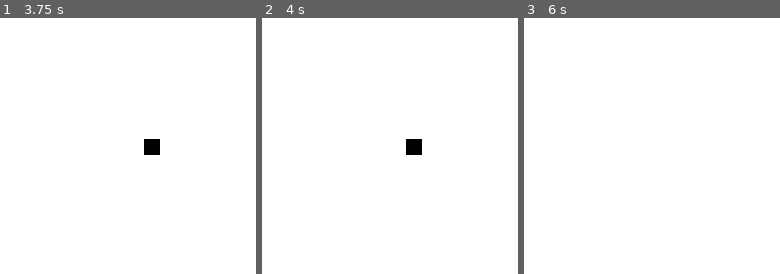
Above: before the commit, frames 1-3 (left to right).
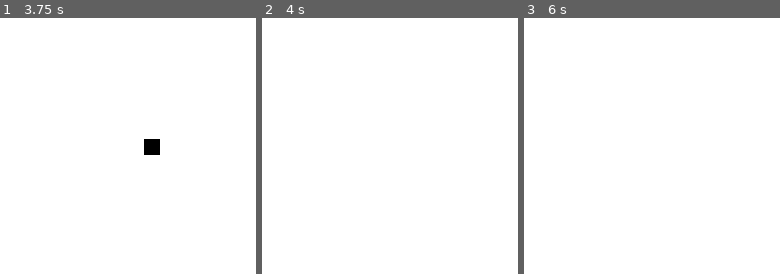
Above: after the commit, the same moments.

Repository: Alexander-Jordan/conways-game-of-life-godot
Game: Godot game, scene res://stages/main/main.tscn
The game is run twice, just before and just after one commit, with the same random seed, the same clock (stepped at 60 frames per second) and the same inputs.
Inputs (mouse positions are % of the whole screen's width and height, from its top left):
- Up to frame 1 (3.75 s): tap Enter at 0.5 s; move the mouse to (72, 45) at 0.52 s; hold Right (step_forward) 0.53-1.28 s; hold S (mode_select, bound only before the commit) 0.53-1.28 s; click (72, 45) at 0.67 s; tap Delete (clear_step, bound only after the commit) at 0.8, 1.35 s; tap R (reset, bound only after the commit) every 0.75 s from 1.25 to 3.5 s; move the mouse to (30, 55) at 1.27 s; hold Left (step_backward) 1.28-2.03 s; click (30, 55) at 1.42 s; tap H (hexagon, bound only after the commit) at 1.55 s; move the mouse to (60, 28) at 2.02 s; hold H (hexagon, bound only after the commit) 2.03-2.78 s; hold Right (step_forward) 2.03-3.53 s; click (60, 28) at 2.17 s; tap P (play, bound only after the commit) at 2.3, 2.85 s; move the mouse to (45, 70) at 2.77 s; click (45, 70) at 2.92 s; tap S (mode_select, bound only before the commit) at 3.05 s; move the mouse to (80, 65) at 3.52 s; hold Left (step_backward) from 3.53 s (still down); hold D (mode_draw) from 3.53 s (still down); click (80, 65) at 3.67 s
- Up to frame 2 (4 s): keep holding Left (step_backward); keep holding D (mode_draw); tap Delete (clear_step, bound only after the commit) at 3.8 s
- Up to frame 3 (6 s): tap Escape (mode_default, bound only after the commit) at 4.15 s; tap R (reset, bound only after the commit) at 4.25, 4.9 s; move the mouse to (20, 35) at 4.27 s; release D (mode_draw) at 4.28 s; tap E (mode_erase) at 4.35 s; click (20, 35) at 4.42 s; tap H (hexagon, bound only after the commit) at 4.55 s; move the mouse to (55, 50) at 5.02 s; hold S (mode_select, bound only before the commit) 5.03-5.78 s; click (55, 50) at 5.17 s; tap P (play, bound only after the commit) at 5.3 s; move the mouse to (35, 25) at 5.77 s; release Left (step_backward) at 5.78 s; hold Right (step_forward) from 5.78 s (still down); tap Delete (clear_step, bound only after the commit) at 5.85 s; click (35, 25) at 5.92 s
The pictures show only the part of the screen within x 50-100%, y 39-89%; the shares and areas given below are measured in that part.

Frame 1 is identical in both runs. In frame 2, 0.4% of the frame differs, in the area x 56-63%, y 47-54%; in frame 3, nothing differs.

Commit message:
Implement simulation, and different play modes

Diff:
--- a/entities/grid/grid.gd
+++ b/entities/grid/grid.gd
@@ -1,4 +1,13 @@
+@tool
 class_name Grid extends TileMapLayer
+
+@export var hexagon: bool = false:
+	set(h):
+		if tile_set:
+			tile_set.tile_shape = TileSet.TileShape.TILE_SHAPE_HEXAGON if h else TileSet.TileShape.TILE_SHAPE_SQUARE
+		hexagon = h
+		SM.simulation_clear()
+		clear()
 
 var cell: Vector2i = Vector2i.ZERO:
 	set(c):
@@ -7,26 +16,45 @@
 		cell = c
 var mouse_pressed: bool = false
 
-func _process(_delta: float) -> void:
+func _process(delta: float) -> void:
+	if Engine.is_editor_hint():
+		return
 	draw()
+	if SM.is_playing:
+		if SM.time_passed_since_last_step == 0.0:
+			step_forward()
+		SM.time_passed_since_last_step += delta
 
 func _unhandled_input(event: InputEvent) -> void:
+	if Engine.is_editor_hint():
+		return
+
 	if event.is_action_pressed('clear'):
+		SM.simulation_clear()
+		clear()
+	elif event.is_action_pressed('clear_step'):
 		clear()
 		var next_step: SimulationStep = SM.step_delete()
-		set_cells(next_step.cells)
+		cells_add(next_step.cells)
+	if event.is_action_pressed('hexagon'):
+		hexagon = !hexagon
 	if event.is_action_pressed('step_backward'):
 		SM.steps[SM.current_step_index].cells = get_used_cells()
 		clear()
 		var next_step: SimulationStep = SM.step_backward()
-		set_cells(next_step.cells)
+		cells_add(next_step.cells)
 	if event.is_action_pressed('step_forward'):
-		SM.steps[SM.current_step_index].cells = get_used_cells()
-		clear()
-		var next_step: SimulationStep = SM.step_forward()
-		set_cells(next_step.cells)
+		step_forward()
 	if event is InputEventMouseButton:
 		mouse_pressed = event.pressed
+
+func cells_add(cells: Array[Vector2i]) -> void:
+	for c in cells:
+		set_cell(c, 0, Vector2i(0, 1 if hexagon else 0))
+
+func cells_erase(cells: Array[Vector2i]) -> void:
+	for c in cells:
+		erase_cell(cell)
 
 func draw() -> void:
 	if mouse_pressed:
@@ -35,12 +63,55 @@
 			MM.Mode.DRAW:
 				if get_cell_source_id(cell) != -1:
 					return
-				set_cells([cell])
+				cells_add([cell])
 			MM.Mode.ERASE:
 				if get_cell_source_id(cell) == -1:
 					return
-				erase_cell(cell)
+				cells_erase([cell])
 
-func set_cells(cells: Array[Vector2i]) -> void:
-	for c in cells:
-		set_cell(c, 0, Vector2i(0, 0))
+func get_all_surrounding_cells(c: Vector2i) -> Array[Vector2i]:
+	var surrounding_cells: Array[Vector2i] = get_surrounding_cells(c)
+	if !hexagon:
+		surrounding_cells.append_array(get_diagonal_cells(c))
+	return surrounding_cells
+
+func get_diagonal_cells(c: Vector2i) -> Array[Vector2i]:
+	var cells: Array[Vector2i] = []
+	cells.append(get_neighbor_cell(c, TileSet.CELL_NEIGHBOR_TOP_LEFT_CORNER))
+	cells.append(get_neighbor_cell(c, TileSet.CELL_NEIGHBOR_TOP_RIGHT_CORNER))
+	cells.append(get_neighbor_cell(c, TileSet.CELL_NEIGHBOR_BOTTOM_LEFT_CORNER))
+	cells.append(get_neighbor_cell(c, TileSet.CELL_NEIGHBOR_BOTTOM_RIGHT_CORNER))
+	return cells
+
+func get_cells_after_simulation(cells_before: Array[Vector2i]) -> Array[Vector2i]:
+	var cells_after: Array[Vector2i] = []
+
+	for c in cells_before:
+		var surrounding_cells: Array[Vector2i] = get_all_surrounding_cells(c)
+		var surrounding_cells_alive: int = 0
+
+		for sc in surrounding_cells:
+			if cells_before.has(sc):
+				surrounding_cells_alive += 1
+				continue
+			if cells_after.has(sc):
+				continue
+
+			var sc_surrounding_cells_alive: Array[Vector2i] = get_all_surrounding_cells(sc).filter(
+				func(scsc): return cells_before.has(scsc)
+			)
+			if sc_surrounding_cells_alive.size() == 3:
+				cells_after.append(sc)
+
+		if [2, 3].has(surrounding_cells_alive):
+			cells_after.append(c)
+
+	return cells_after
+
+func step_forward() -> void:
+	var cells_before: Array[Vector2i] = get_used_cells()
+	SM.steps[SM.current_step_index].cells = cells_before
+	var cells_after: Array[Vector2i] = get_cells_after_simulation(cells_before)
+	SM.step_forward(cells_after)
+	clear()
+	cells_add(cells_after)
--- a/project.godot
+++ b/project.godot
@@ -48,6 +48,17 @@
 , Object(InputEventKey,"resource_local_to_scene":false,"resource_name":"","device":-1,"window_id":0,"alt_pressed":false …(185 unchanged characters)…
 ]
 }
+clear_step={
+"deadzone": 0.2,
+"events": [Object(InputEventKey,"resource_local_to_scene":false,"resource_name":"","device":-1,"window_id":0,"alt_pressed":false,"shift_pressed":false,"ctrl_pressed":false,"meta_pressed":false,"pressed":false,"keycode":0,"physical_keycode":4194312,"key_label":0,"unicode":0,"location":0,"echo":false,"script":null)
+, Object(InputEventKey,"resource_local_to_scene":false,"resource_name":"","device":-1,"window_id":0,"alt_pressed":false,"shift_pressed":false,"ctrl_pressed":false,"meta_pressed":false,"pressed":false,"keycode":0,"physical_keycode":4194308,"key_label":0,"unicode":0,"location":0,"echo":false,"script":null)
+]
+}
+hexagon={
+"deadzone": 0.2,
+"events": [Object(InputEventKey,"resource_local_to_scene":false,"resource_name":"","device":-1,"window_id":0,"alt_pressed":false,"shift_pressed":false,"ctrl_pressed":false,"meta_pressed":false,"pressed":false,"keycode":0,"physical_keycode":72,"key_label":0,"unicode":104,"location":0,"echo":false,"script":null)
+]
+}
 mode_draw={
 "deadzone": 0.2,
 "events": [Object(InputEventKey,"resource_local_to_scene":false,"resource_name":"","device":-1,"window_id":0,"alt_press …(192 unchanged characters)…
@@ -58,9 +69,19 @@
 "events": [Object(InputEventKey,"resource_local_to_scene":false,"resource_name":"","device":-1,"window_id":0,"alt_press …(192 unchanged characters)…
 ]
 }
-mode_select={
+mode_default={
 "deadzone": 0.2,
-"events": [Object(InputEventKey,"resource_local_to_scene":fa …(140 unchanged characters)… d":false,"keycode":0,"physical_keycode":83,"key_label":0,"unicode":115,"location":0,"echo":false,"script":null)
+"events": [Object(InputEventKey,"resource_local_to_scene":fa …(140 unchanged characters)… d":false,"keycode":0,"physical_keycode":4194305,"key_label":0,"unicode":0,"location":0,"echo":false,"script":null)
+]
+}
+play={
+"deadzone": 0.2,
+"events": [Object(InputEventKey,"resource_local_to_scene":false,"resource_name":"","device":-1,"window_id":0,"alt_pressed":false,"shift_pressed":false,"ctrl_pressed":false,"meta_pressed":false,"pressed":false,"keycode":0,"physical_keycode":80,"key_label":0,"unicode":112,"location":0,"echo":false,"script":null)
+]
+}
+reset={
+"deadzone": 0.2,
+"events": [Object(InputEventKey,"resource_local_to_scene":false,"resource_name":"","device":-1,"window_id":0,"alt_pressed":false,"shift_pressed":false,"ctrl_pressed":false,"meta_pressed":false,"pressed":false,"keycode":0,"physical_keycode":82,"key_label":0,"unicode":114,"location":0,"echo":false,"script":null)
 ]
 }
 step_backward={
@@ -73,6 +94,11 @@
 "events": [Object(InputEventKey,"resource_local_to_scene":false,"resource_name":"","device":-1,"window_id":0,"alt_press …(195 unchanged characters)…
 ]
 }
+stop={
+"deadzone": 0.2,
+"events": [Object(InputEventKey,"resource_local_to_scene":false,"resource_name":"","device":-1,"window_id":0,"alt_pressed":false,"shift_pressed":false,"ctrl_pressed":false,"meta_pressed":false,"pressed":false,"keycode":0,"physical_keycode":83,"key_label":0,"unicode":115,"location":0,"echo":false,"script":null)
+]
+}
 
 [rendering]
 
--- a/utilities/mode_manager/mode_manager.gd
+++ b/utilities/mode_manager/mode_manager.gd
@@ -1,7 +1,7 @@
 class_name ModeManager extends Node
 
 enum Mode {
-	SELECT,
+	DEFAULT,
 	DRAW,
 	ERASE,
 }
@@ -10,7 +10,7 @@
 var cursor_eraser: Texture2D = preload('res://ui/cursors/cursor_eraser.png')
 var cursor_pen: Texture2D = preload('res://ui/cursors/cursor_pen.png')
 
-var mode: Mode = Mode.SELECT:
+var mode: Mode = Mode.DEFAULT:
 	set(m):
 		if !Mode.values().has(m) or m == mode:
 			return
@@ -27,5 +27,5 @@
 		mode = Mode.DRAW
 	if event.is_action_pressed('mode_erase'):
 		mode = Mode.ERASE
-	if event.is_action_pressed('mode_select'):
-		mode = Mode.SELECT
+	if event.is_action_pressed('mode_default'):
+		mode = Mode.DEFAULT
--- a/utilities/simulation_manager/simulation_manager.gd
+++ b/utilities/simulation_manager/simulation_manager.gd
@@ -1,7 +1,41 @@
 class_name SimulationManager extends Node
 
 var current_step_index: int = 0
+var is_playing: bool = false:
+	set(p):
+		if p == is_playing:
+			return
+		is_playing = p
+		time_passed_since_last_step = 0.0
 var steps: Array[SimulationStep] = [SimulationStep.new()]
+var steps_per_second: float = 2.0
+var time_passed_since_last_step: float = 0.0:
+	set(tp):
+		time_passed_since_last_step = 0.0 if tp < 0 or (tp >= 1.0 / steps_per_second) else tp
+
+func _unhandled_input(event: InputEvent) -> void:
+	if event.is_action_pressed('reset'):
+		pass
+	if event.is_action_pressed('play'):
+		is_playing = true
+	if event.is_action_pressed('stop'):
+		is_playing = false
+
+func simulation_clear() -> void:
+	steps.clear()
+	steps = [SimulationStep.new()]
+	current_step_index = 0
+
+func step_backward() -> SimulationStep:
+	var can_create_new_step: bool = !steps[current_step_index].cells.is_empty()
+	current_step_index -= 1
+	if current_step_index < 0:
+		if can_create_new_step:
+			steps.push_front(SimulationStep.new())
+			current_step_index = 0
+		else:
+			current_step_index += 1
+	return steps[current_step_index]
 
 func step_delete() -> SimulationStep:
 	if current_step_index == 0:
@@ -15,23 +49,16 @@
 	current_step_index -= 1
 	return steps[current_step_index]
 
-func step_backward() -> SimulationStep:
-	var can_create_new_step: bool = !steps[current_step_index].cells.is_empty()
-	current_step_index -= 1
-	if current_step_index < 0:
-		if can_create_new_step:
-			steps.push_front(SimulationStep.new())
-			current_step_index = 0
-		else:
-			current_step_index += 1
-	return steps[current_step_index]
+func step_forward(cells: Array[Vector2i]) -> void:
+	var previous: SimulationStep = steps[current_step_index]
+	if cells == previous.cells:
+		steps.resize(current_step_index + 1)
+		return
 
-func step_forward() -> SimulationStep:
-	var can_create_new_step: bool = !steps[current_step_index].cells.is_empty()
 	current_step_index += 1
 	if current_step_index > steps.size() - 1:
-		if can_create_new_step:
+		if previous.cells.is_empty():
+			current_step_index -= 1
+		else:
 			steps.append(SimulationStep.new())
-		else:
-			current_step_index -= 1
-	return steps[current_step_index]
+	steps[current_step_index].cells = cells
